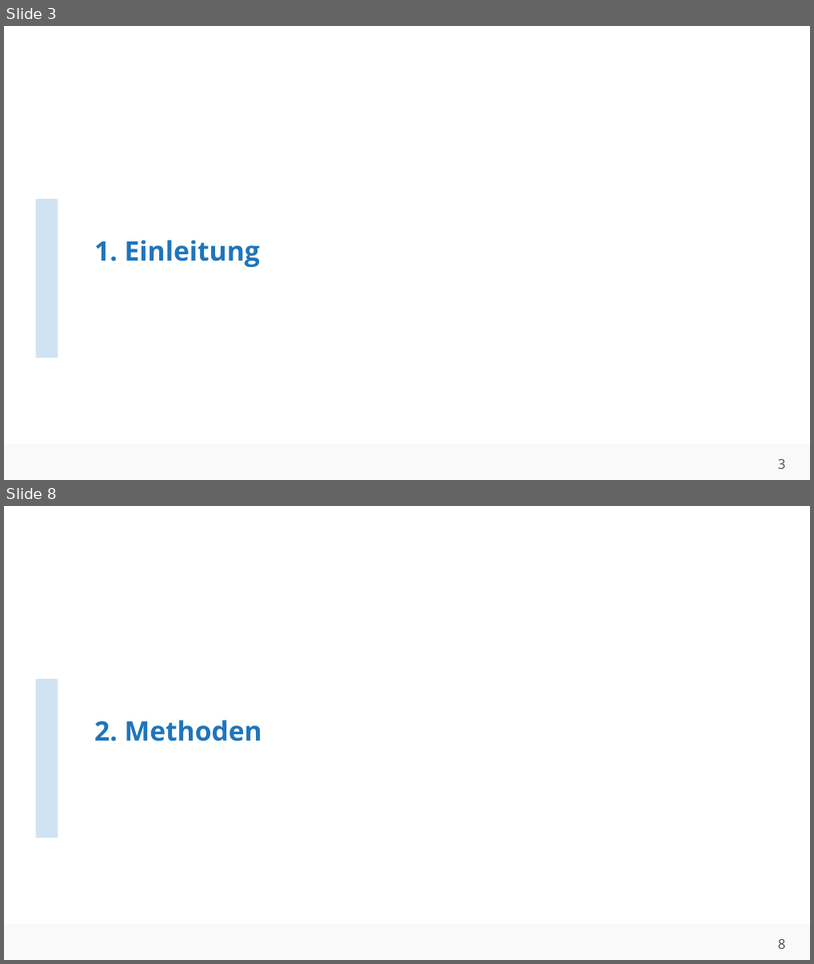
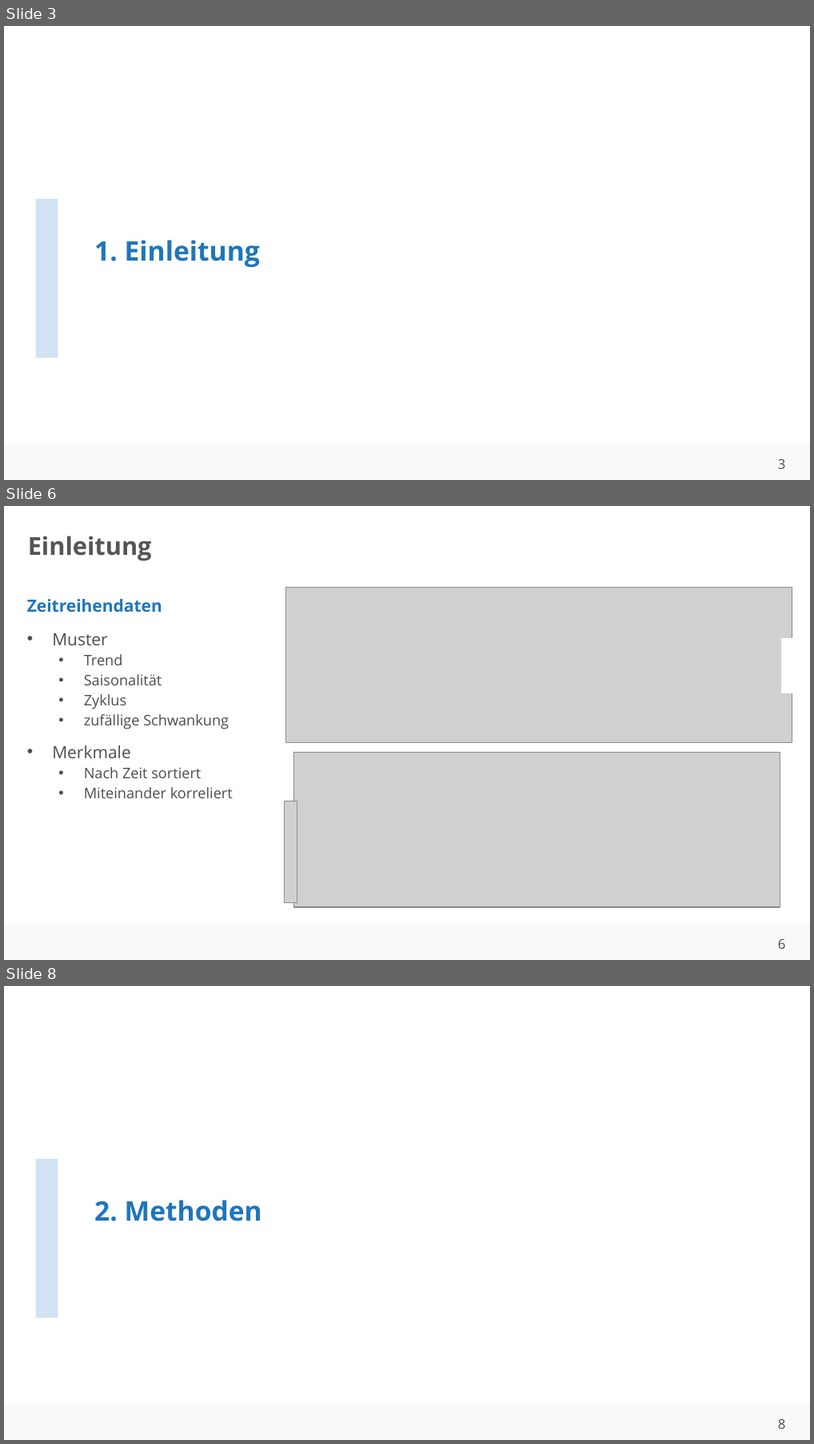
Before and after one commit to ahndavin/Abschlussarbeit_Bachelor, a slide deck: Kolloquium/Kolloquium.pptx. Shown one above the other, each under a label of ours: slides 3 and 8 before the commit, slides 3, 6 and 8 after it; the slides between them are not shown. The pictures are 814x964 and 814x1444 pixels, drawn with LibreOffice and Linux fonts; fonts in the diff are those of the drawing; grey boxes stand for pictures; background and template pictures are left out. Boxes give left, top, right and bottom in pixels: in the first picture for what was removed or moved away, otherwise in the second. Text is boxed around its words. In the diff, an @@ line names an element or a change of style, - is before the commit and + after.

```diff
--- a/Kolloquium/Kolloquium.pptx
+++ b/Kolloquium/Kolloquium.pptx
@@ slide 6 added at [4, 506, 810, 960], background #FFFFFF; not listed: 2 template elements that a slide beside it also shows @@
@@ title added at [28, 536, 152, 561], 22 pt, text #555555, bold @@
+Einleitung
@@ text added at [27, 599, 233, 798], 13 pt, text #4C4D4D @@
+Zeitreihendaten
+• Muster
+  • Trend
+  • Saisonalität
+  • Zyklus
+  • zufällige Schwankung
+• Merkmale
+  • Nach Zeit sortiert
+  • Miteinander korreliert
@@ group added at [285, 588, 802, 907]: 3 pictures, 1 rectangle @@
```
Also in this commit, not shown: 3 slides changed, 1 other slide added, 2 slides removed.
